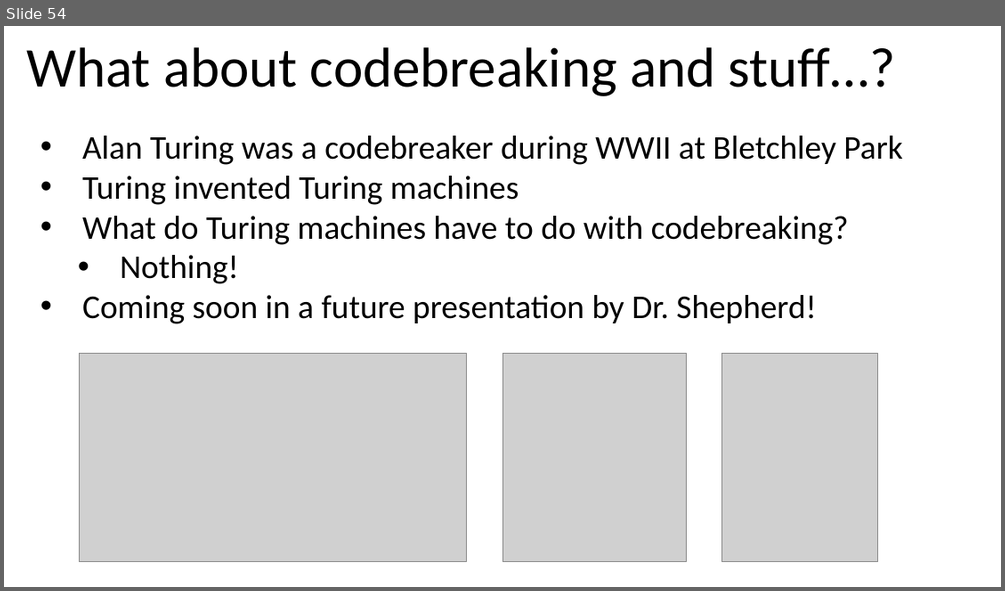
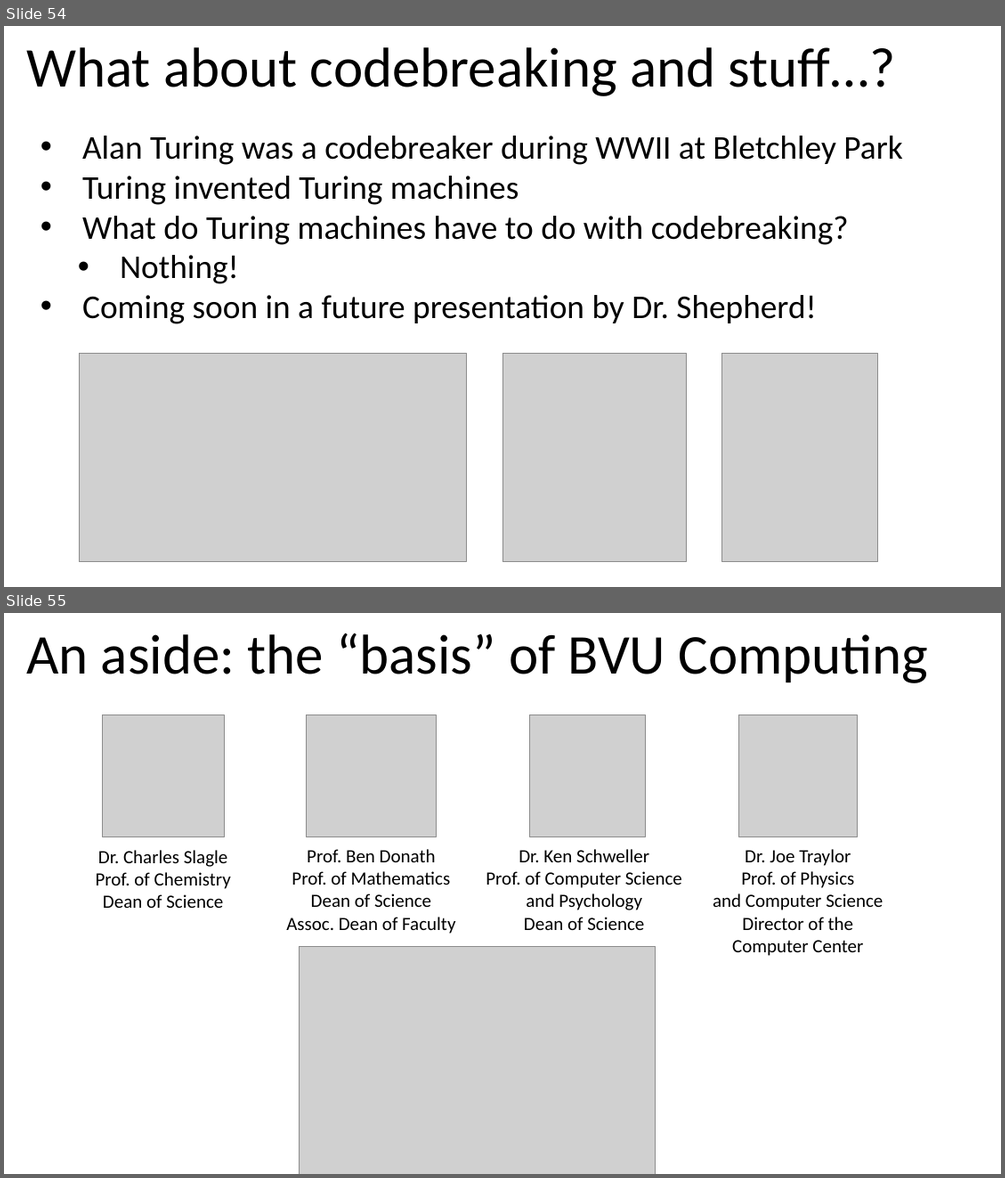
Before and after one commit to jbshep/jbshep.github.io, a slide deck: lectures/turing-machines.pptx. Shown one above the other, each under a label of ours: slide 54 before the commit, slides 54 and 55 after it. The pictures are 1005x591 and 1005x1178 pixels, drawn with LibreOffice and Linux fonts; fonts in the diff are those of the drawing; grey boxes stand for pictures. Boxes give left, top, right and bottom in pixels: in the first picture for what was removed or moved away, otherwise in the second. Text is boxed around its words. In the diff, an @@ line names an element or a change of style, - is before the commit and + after.

Commit message:
Update to TM slides

```diff
--- a/lectures/turing-machines.pptx
+++ b/lectures/turing-machines.pptx
@@ slide 55 added at <box>4,613,1001,1174</box>, background #FFFFFF @@
@@ title added at <box>26,633,929,683</box>, 54 pt, text #000000 @@
+An aside: the “basis” of BVU Computing
@@ picture added at <box>102,714,224,836</box> @@
@@ picture added at <box>307,714,437,836</box> @@
@@ picture added at <box>529,714,645,836</box> @@
@@ picture added at <box>738,714,858,836</box> @@
@@ text added at <box>96,850,231,908</box>, 18 pt, text #000000 @@
+Dr. Charles Slagle
+Prof. of Chemistry
+Dean of Science
@@ text added at <box>286,849,455,933</box>, 18 pt, text #000000 @@
+Prof. Ben Donath
+Prof. of Mathematics
+Dean of Science
+Assoc. Dean of Faculty
@@ text added at <box>485,849,682,930</box>, 18 pt, text #000000 @@
+Dr. Ken Schweller
+Prof. of Computer Science
+and Psychology
+Dean of Science
@@ text added at <box>712,849,882,956</box>, 18 pt, text #000000 @@
+Dr. Joe Traylor
+Prof. of Physics
+and Computer Science
+Director of the
+Computer Center
@@ picture added at <box>299,946,655,1174</box> @@
```
